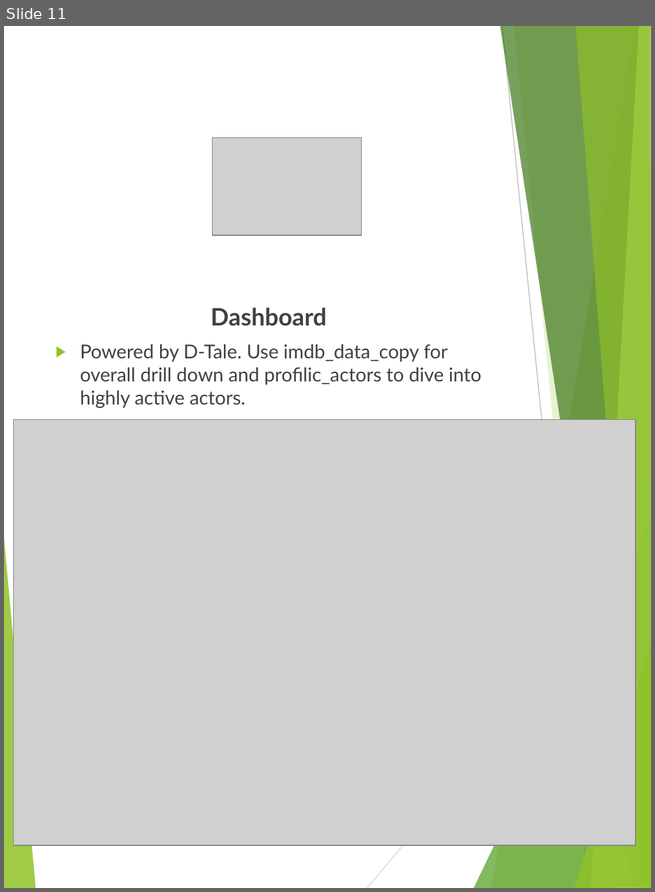
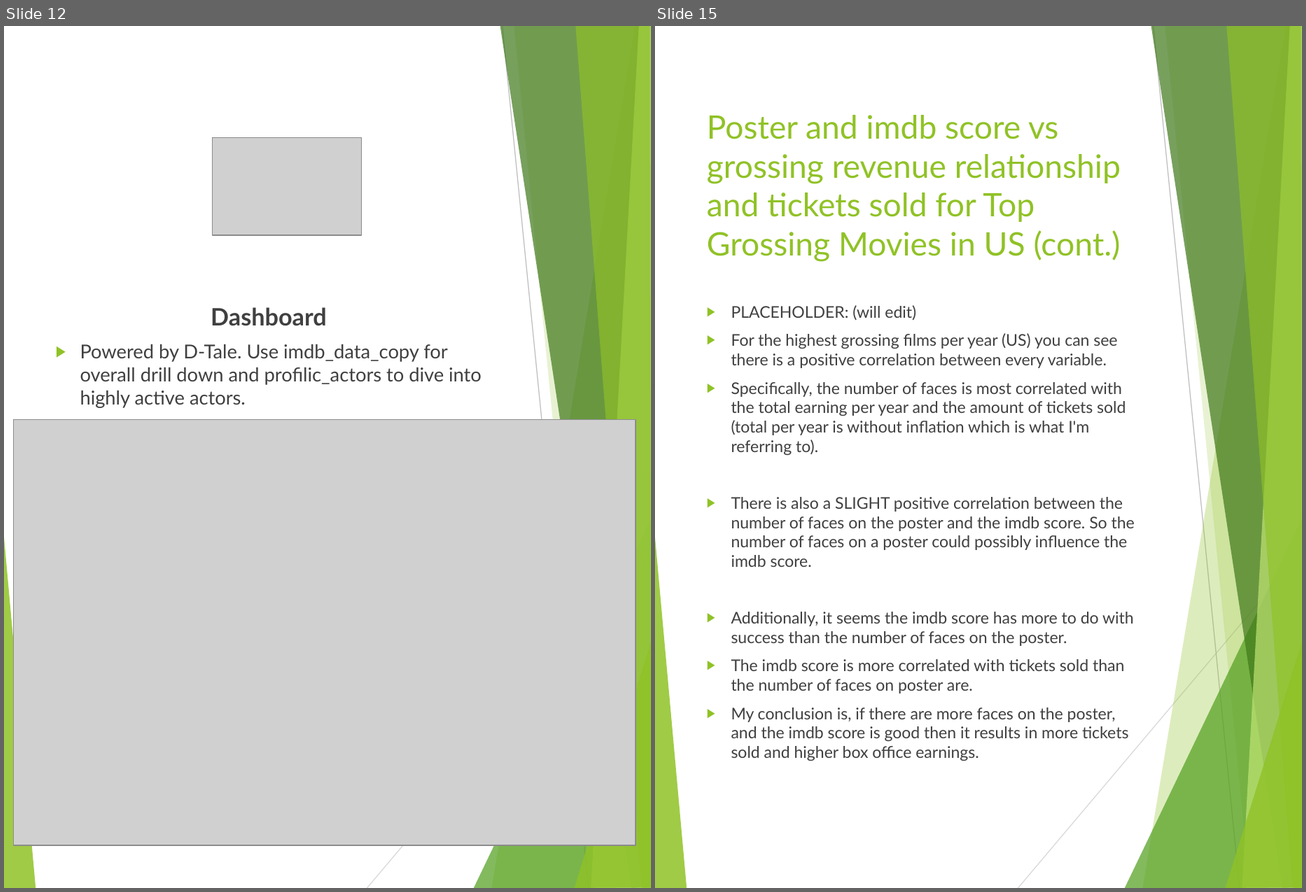
Before and after one commit to williar01/Hollywood---Project, a slide deck: Documentation/MovieS.pptx. Shown side by side, each under a label of ours: slide 11 before the commit, slides 12 and 15 after it; the slides between them are not shown. The pictures are 655x892 and 1306x892 pixels, drawn with LibreOffice and Linux fonts; fonts in the diff are those of the drawing; grey boxes stand for pictures. Boxes give left, top, right and bottom in pixels: in the first picture for what was removed or moved away, otherwise in the second. Text is boxed around its words. In the diff, an @@ line names an element or a change of style, - is before the commit and + after.

```diff
--- a/Documentation/MovieS.pptx
+++ b/Documentation/MovieS.pptx
@@ slide 15 added at (x1=655, y1=26, x2=1302, y2=888), background #FFFFFF; not listed: 10 template elements that a slide beside it also shows @@
@@ title added at (x1=707, y1=115, x2=1120, y2=262), 27 pt, text #90C226 @@
+Poster and imdb score vs grossing revenue relationship and tickets sold for Top Grossing Movies in US (cont.)
@@ text added at (x1=731, y1=305, x2=1134, y2=761), 13.5 pt, text #404040 @@
+▶ PLACEHOLDER: (will edit)
+▶ For the highest grossing films per year (US) you can see there is a positive correlation between every variable.
+▶ Specifically, the number of faces is most correlated with the total earning per year and the amount of tickets sold (total per year is without inflation which is what I'm referring to).
+▶ There is also a SLIGHT positive correlation between the number of faces on the poster and the imdb score. So the number of faces on a poster could possibly influence the imdb score.
+▶ Additionally, it seems the imdb score has more to do with success than the number of faces on the poster.
+▶ The imdb score is more correlated with tickets sold than the number of faces on poster are.
+▶ My conclusion is, if there are more faces on the poster, and the imdb score is good then it results in more tickets sold and higher box office earnings.
@@ what was slide 11 is now slide 12 @@
```
Also in this commit, not shown: 2 slides changed, 3 other slides added, 4 other files.
